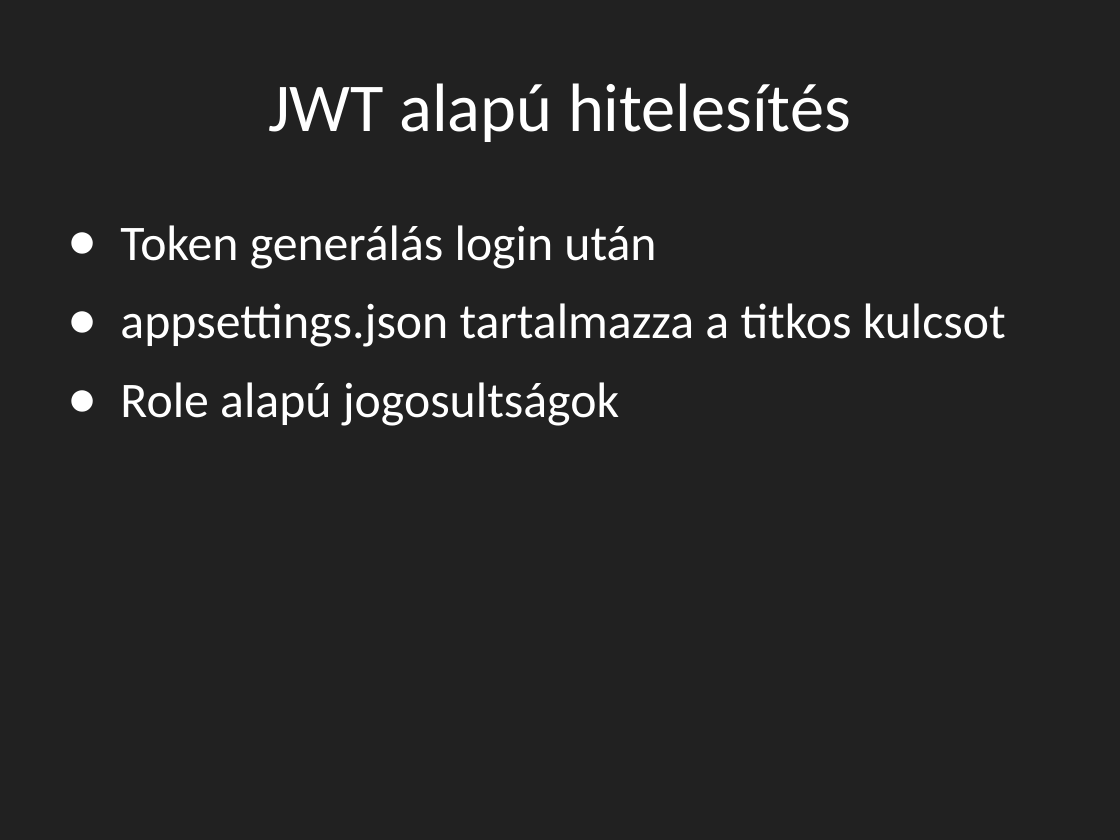
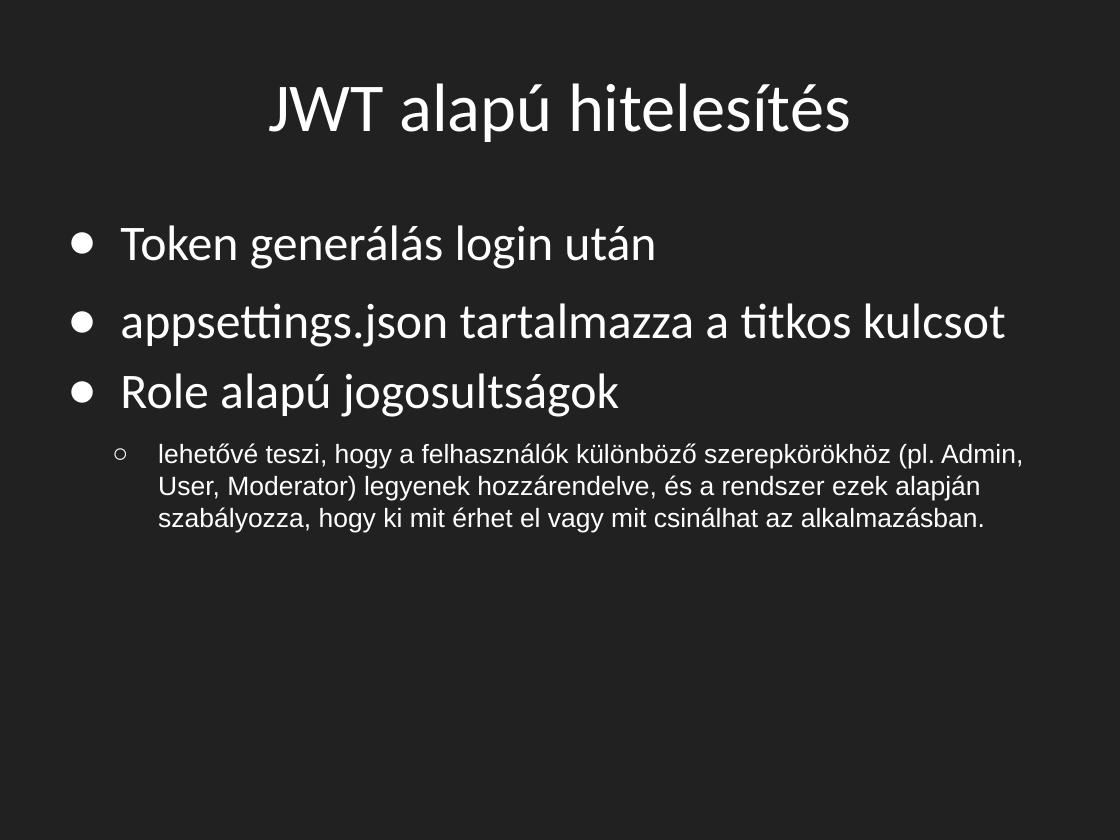
Before and after one commit to SzabolcsMolnar82/--VIZSGA-2025, a slide deck: slide 14 of Dokumentáció/Dolgozoi_belepteto_rendszer_v2.pptx (slide 10 before the commit). Drawn at 1120x840 pixels with LibreOffice and Linux fonts; fonts in the diff are those of the drawing. Boxes give left, top, right and bottom in pixels: in the first picture for what was removed or moved away, otherwise in the second. Text is boxed around its words. In the diff, an @@ line names an element or a change of style, - is before the commit and + after.

```diff
--- a/Dokumentáció/Dolgozoi_belepteto_rendszer_v2.pptx
+++ b/Dokumentáció/Dolgozoi_belepteto_rendszer_v2.pptx
@@ text at (x1=120, y1=373, x2=619, y2=417): line spacing 1.15 to 1; less space between paragraphs @@
@@ text at (x1=158, y1=443, x2=1023, y2=532): paragraph added @@
+  ○ lehetővé teszi, hogy a felhasználók különböző szerepkörökhöz (pl. Admin, User, Moderator) legyenek hozzárendelve, és a rendszer ezek alapján szabályozza, hogy ki mit érhet el vagy mit csinálhat az alkalmazásban.
```
Also in this commit, not shown: 2 other slides changed, 7 slides added, 2 other files.
